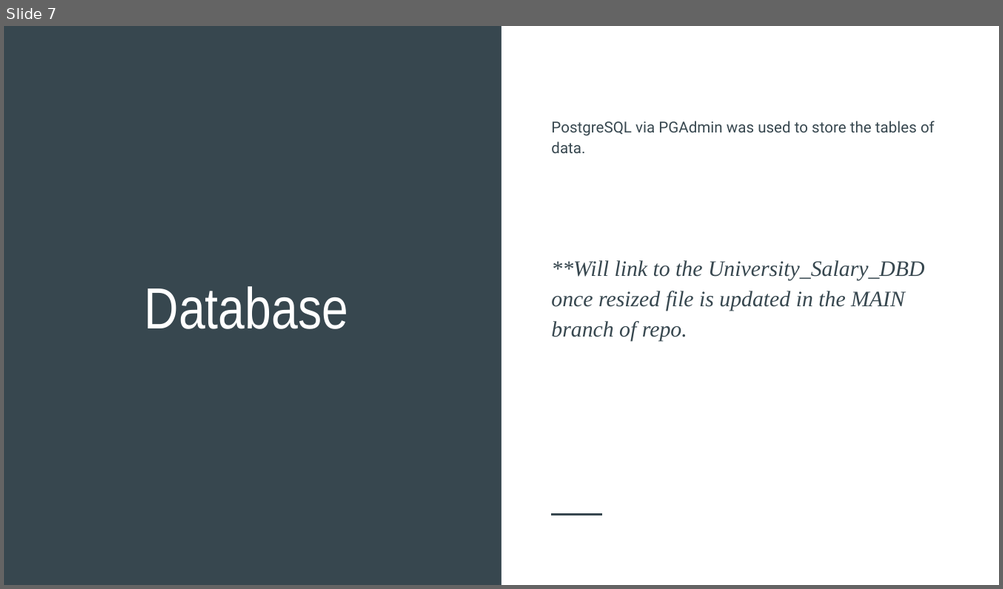
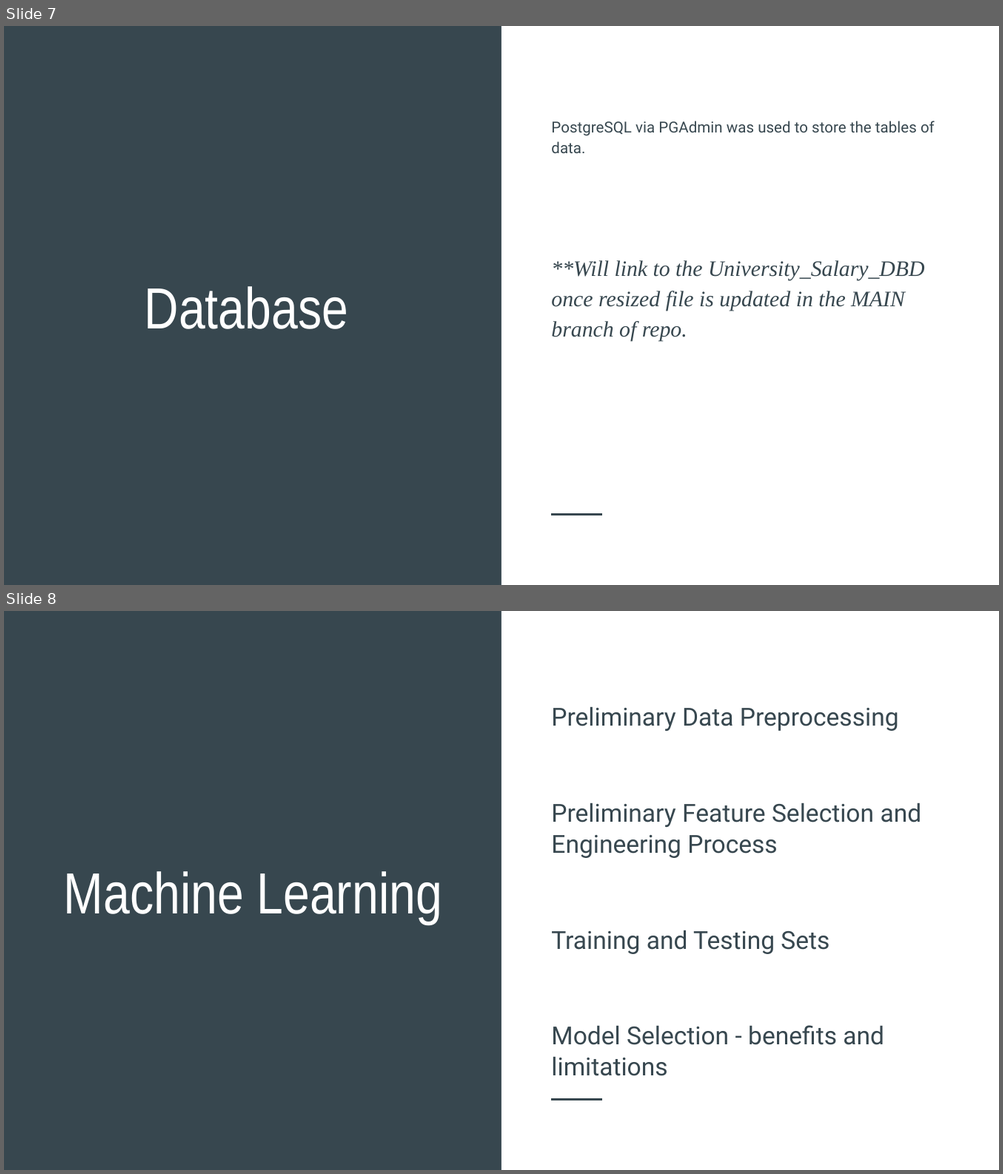
Before and after one commit to razon7/Group-Project, a slide deck: College_Costs_Career_Pay.pptx. Shown one above the other, each under a label of ours: slide 7 before the commit, slides 7 and 8 after it. The pictures are 1003x589 and 1003x1174 pixels, drawn with LibreOffice and Linux fonts; fonts in the diff are those of the drawing. Boxes give left, top, right and bottom in pixels: in the first picture for what was removed or moved away, otherwise in the second. Text is boxed around its words. In the diff, an @@ line names an element or a change of style, - is before the commit and + after.

```diff
--- a/College_Costs_Career_Pay.pptx
+++ b/College_Costs_Career_Pay.pptx
@@ slide 8 added at bbox=[4, 611, 999, 1170], background #37474F; not listed: 2 template elements that a slide beside it also shows @@
@@ text added at bbox=[551, 706, 922, 1076], 18 pt, text #37474F @@
+Preliminary Data Preprocessing
+Preliminary Feature Selection and Engineering Process
+Training and Testing Sets
+Model Selection - benefits and limitations
@@ title added at bbox=[64, 871, 442, 925], 42 pt, text #FFFFFF @@
+Machine Learning
```
Also in this commit, not shown: 1 other slide added, 1 slide removed.
